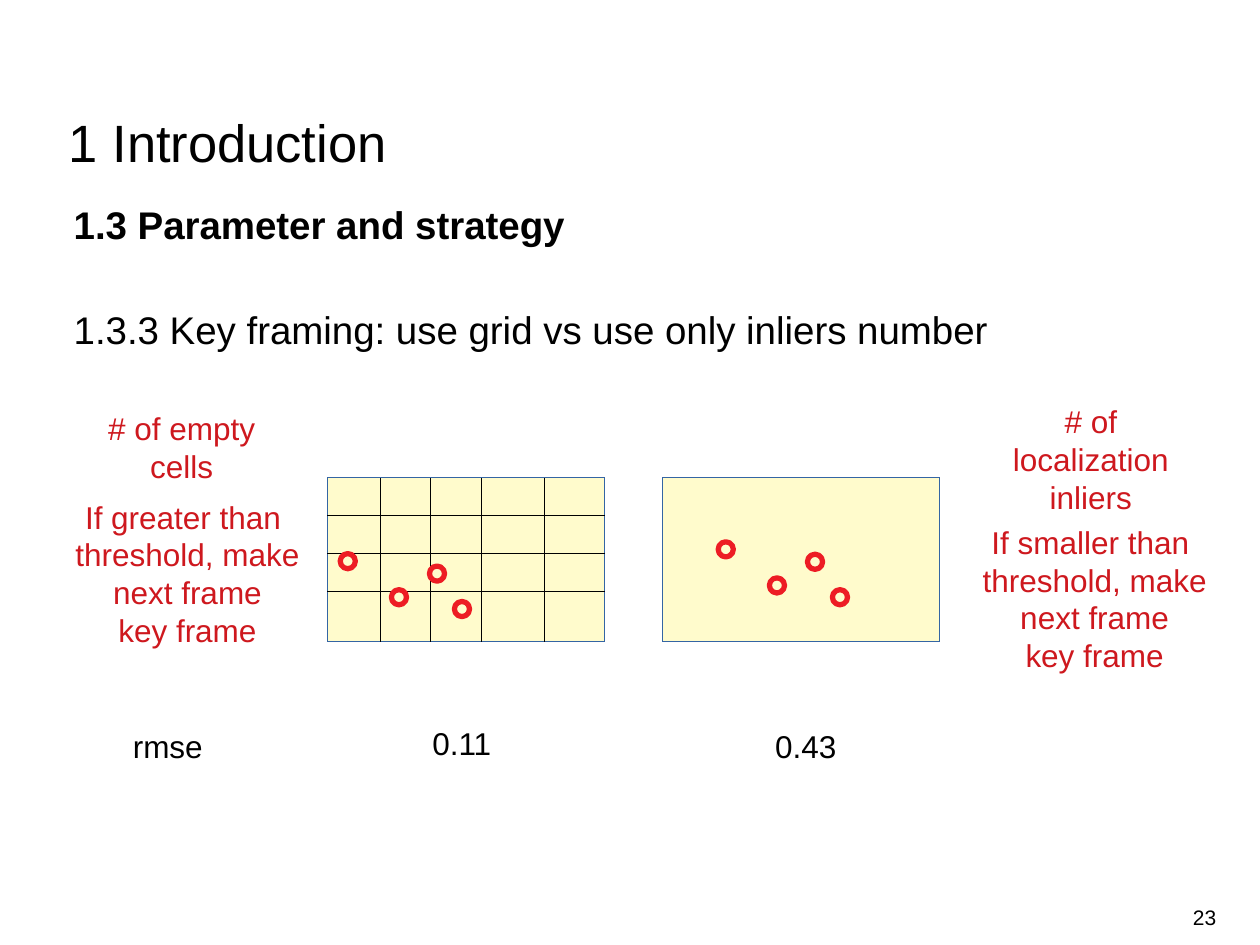
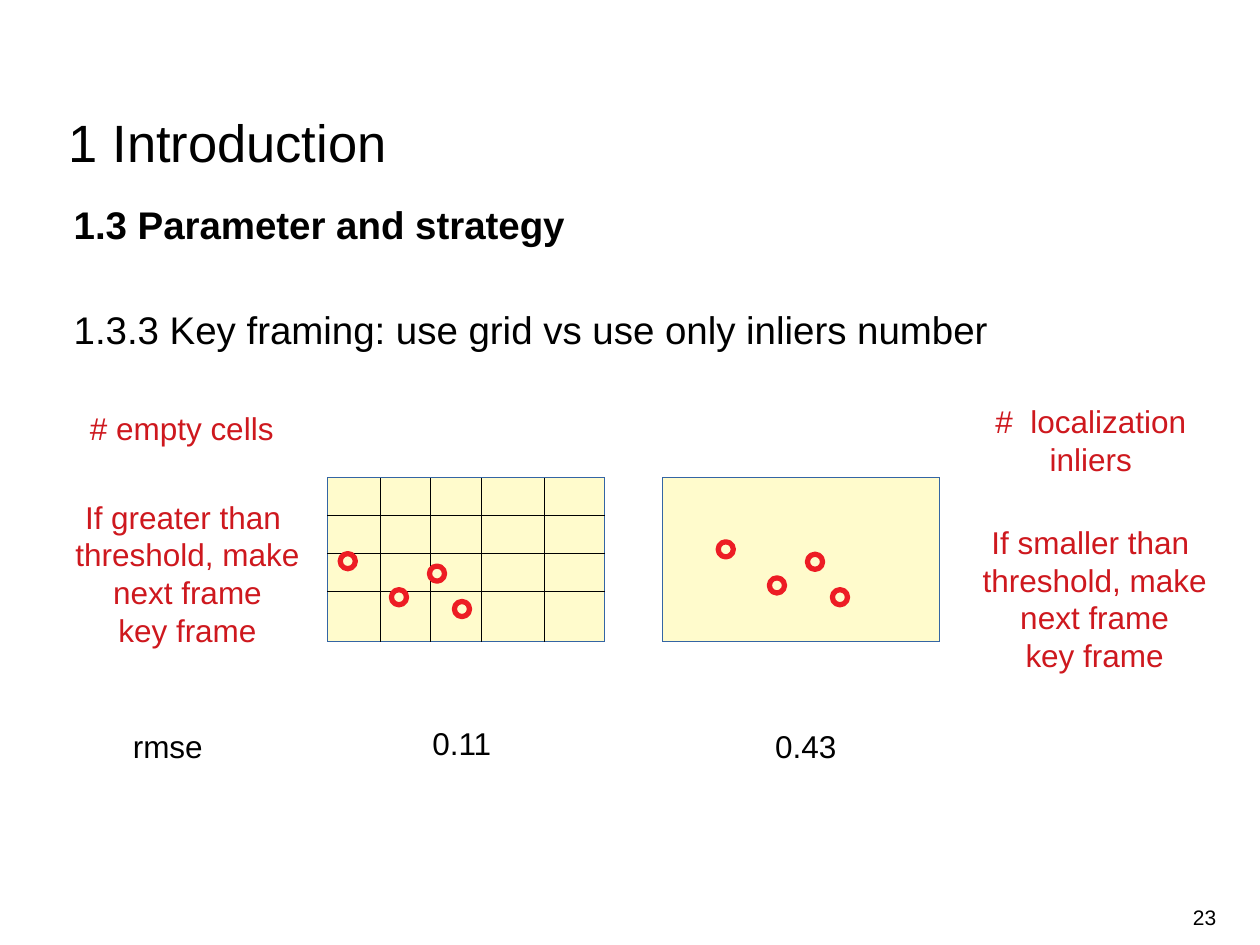
Before and after one commit to Tom-Huang/visual_navigation, a slide deck: slide 23 of FInal_Indirect Visual Odometry with Optical Flow.pdf.odp. Drawn at 1260x945 pixels with LibreOffice and Linux fonts; fonts in the diff are those of the drawing; background and template pictures are left out. Boxes give left, top, right and bottom in pixels: in the first picture for what was removed or moved away, otherwise in the second. Text is boxed around its words. In the diff, an @@ line names an element or a change of style, - is before the commit and + after.

```diff
--- a/FInal_Indirect Visual Odometry with Optical Flow.pdf.odp
+++ b/FInal_Indirect Visual Odometry with Optical Flow.pdf.odp
@@ text at bbox=[116, 417, 274, 446]: text changed @@
-# of empty cells
+# empty cells
@@ text at bbox=[1030, 410, 1186, 472]: text changed @@
-# of localization inliers
+# localization inliers
```
Also in this commit, not shown: 17 other slides changed, 1 slide added, 2 other files.
